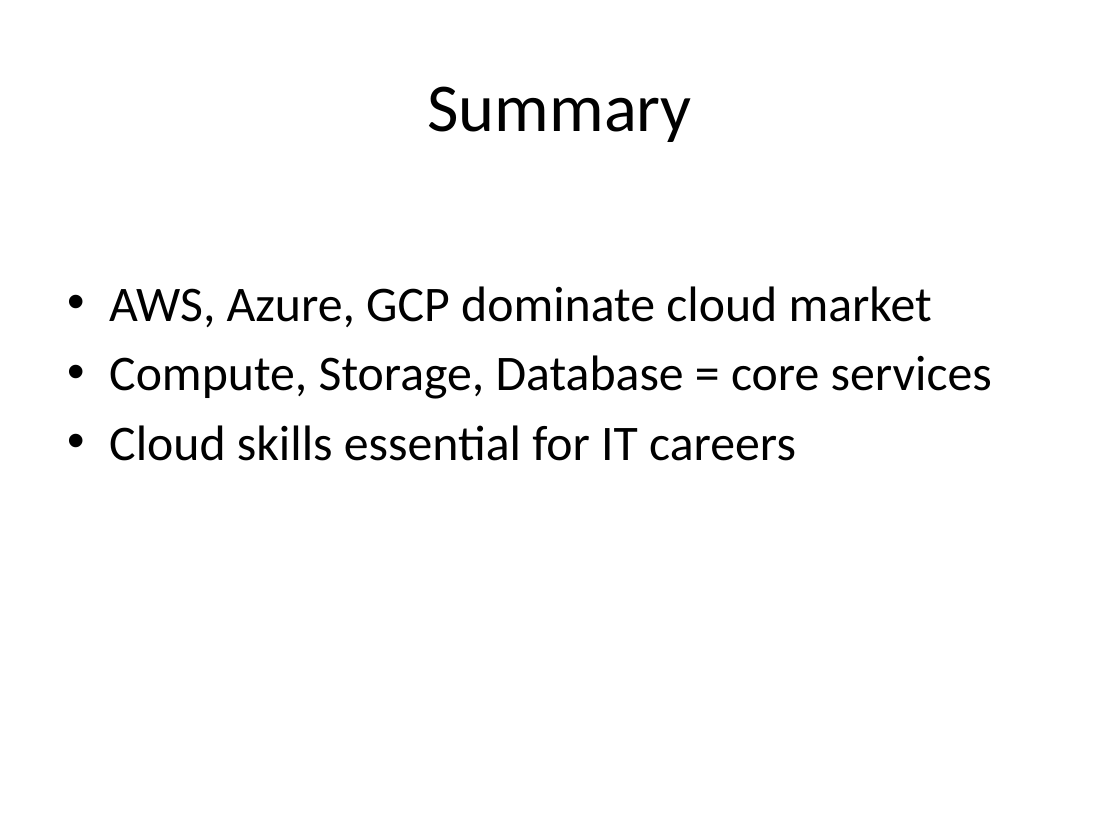
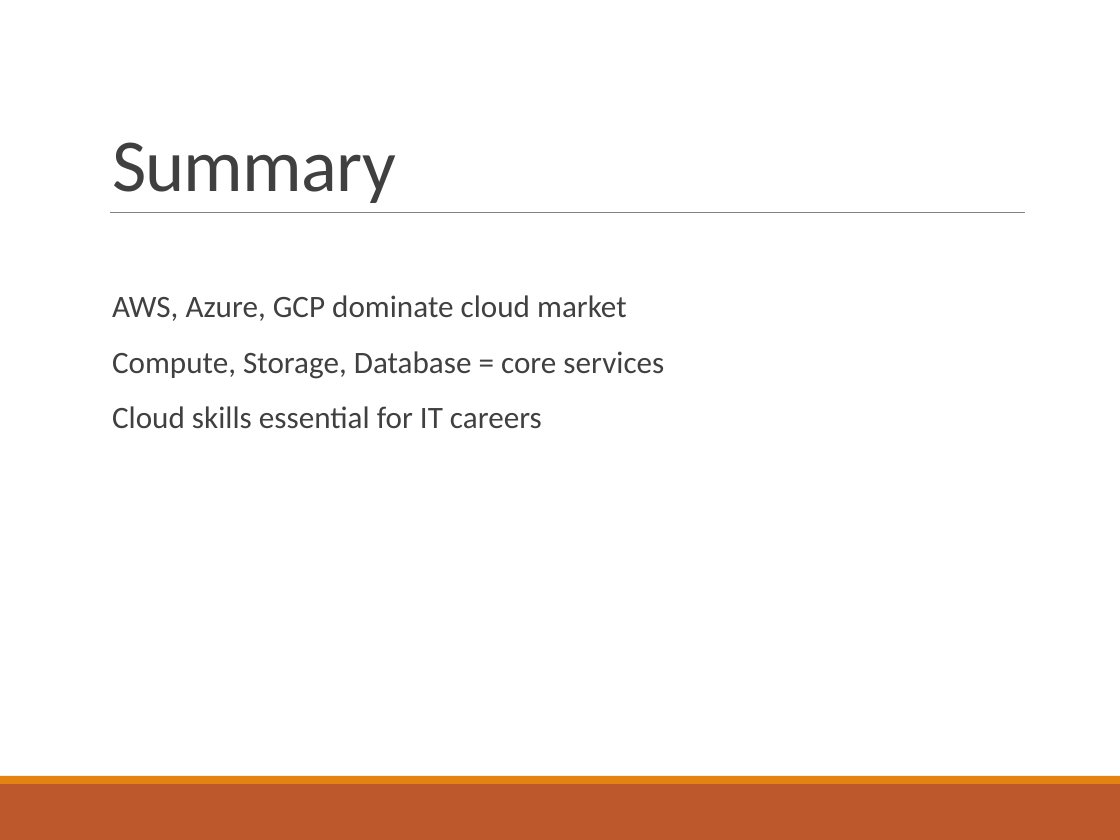
Before and after one commit to ashokbhattarai/cloudcomputing, a slide deck: slide 23 of Unit3_Cloud_Platforms_Tools.pptx (slide 22 before the commit). Drawn at 1120x840 pixels with LibreOffice and Linux fonts; fonts in the diff are those of the drawing. Boxes give left, top, right and bottom in pixels: in the first picture for what was removed or moved away, otherwise in the second. Text is boxed around its words. In the diff, an @@ line names an element or a change of style, - is before the commit and + after.

```diff
--- a/Unit3_Cloud_Platforms_Tools.pptx
+++ b/Unit3_Cloud_Platforms_Tools.pptx
@@ title "Summary": place and size @@
-title "Summary" at (427,86,691,142)
+title "Summary" at (112,142,396,203)
@@ title "Summary" at (112,142,396,203): size 44 to 48 pt, text colour #000000 to #404040, letter spacing 0 to -0.5 pt; alignment centre to left; line spacing 1 to 0.85; vertical alignment middle to bottom @@
@@ text "AWS, Azure, GCP dominate cloud ...": place and size @@
-text "AWS, Azure, GCP dominate cloud ..." at (109,286,992,461)
+text "AWS, Azure, GCP dominate cloud ..." at (112,295,664,429)
@@ text "AWS, Azure, GCP dominate cloud ..." at (112,295,664,429): size 32 to 20 pt, text colour #000000 to #404040; bullet • to  ; line spacing 1 to 0.9; more space between paragraphs @@
@@ line added from (110, 213) to (1025, 213), #808080 0.5 pt @@
@@ rectangle added at (0,776,1120,784), fill #E48312 @@
@@ rectangle added at (0,784,1120,840), fill #BD582C @@
```
Also in this commit, not shown: 21 other slides changed, 1 slide added, 1 slide removed, 3 other files.
